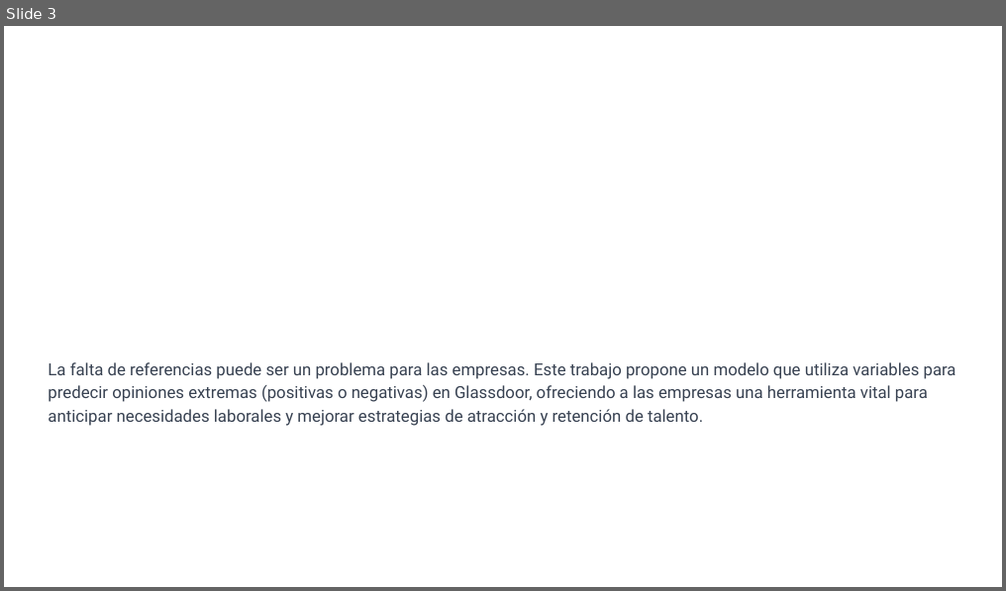
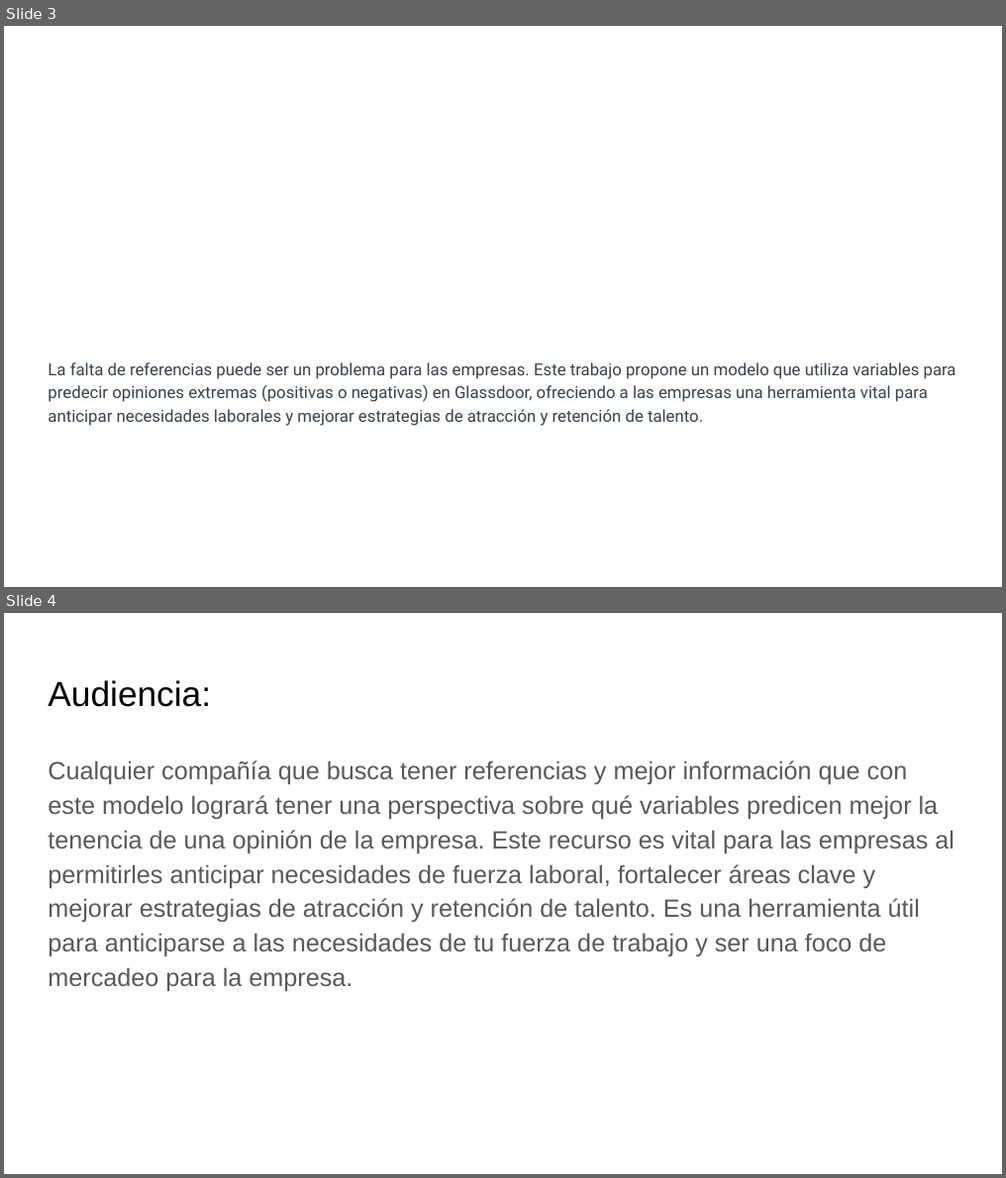
Before and after one commit to worldbp/Coderhouse-DS, a slide deck: Pre-Entrega Proyecto Final/Presentacion Pre-Entega Proyecto Final.pptx. Shown one above the other, each under a label of ours: slide 3 before the commit, slides 3 and 4 after it. The pictures are 1006x591 and 1006x1178 pixels, drawn with LibreOffice and Linux fonts; fonts in the diff are those of the drawing. Boxes give left, top, right and bottom in pixels: in the first picture for what was removed or moved away, otherwise in the second. Text is boxed around its words. In the diff, an @@ line names an element or a change of style, - is before the commit and + after.

```diff
--- a/Pre-Entrega Proyecto Final/Presentacion Pre-Entega Proyecto Final.pptx
+++ b/Pre-Entrega Proyecto Final/Presentacion Pre-Entega Proyecto Final.pptx
@@ slide 4 added at (x1=4, y1=613, x2=1002, y2=1174), background #FFFFFF @@
@@ title added at (x1=48, y1=680, x2=211, y2=707), 25.2 pt, text #000000 @@
+Audiencia:
@@ text added at (x1=48, y1=761, x2=954, y2=991), 18 pt, text #595959 @@
+Cualquier compañía que busca tener referencias y mejor información que con este modelo logrará tener una perspectiva sobre qué variables predicen mejor la tenencia de una opinión de la empresa. Este recurso es vital para las empresas al permitirles anticipar necesidades de fuerza laboral, fortalecer áreas clave y mejorar estrategias de atracción y retención de talento. Es una herramienta útil para anticiparse a las necesidades de tu fuerza de trabajo y ser una foco de mercadeo para la empresa.
```
Also in this commit, not shown: 22 other slides added.
